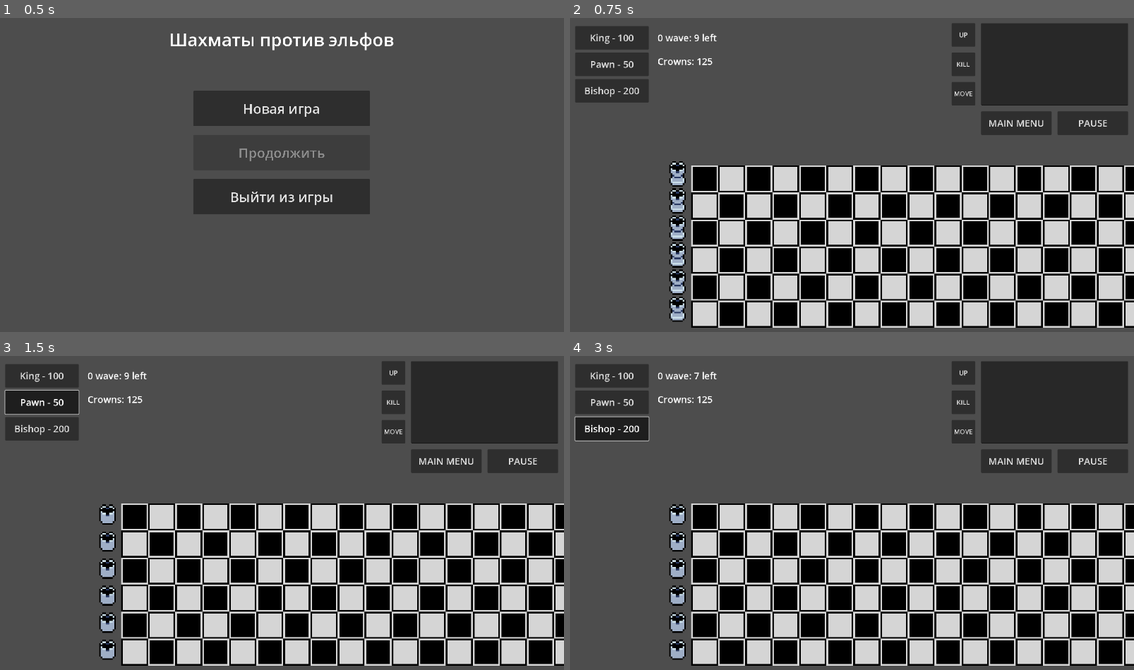
Above: before the commit, frames 1-4 (two rows, left to right).
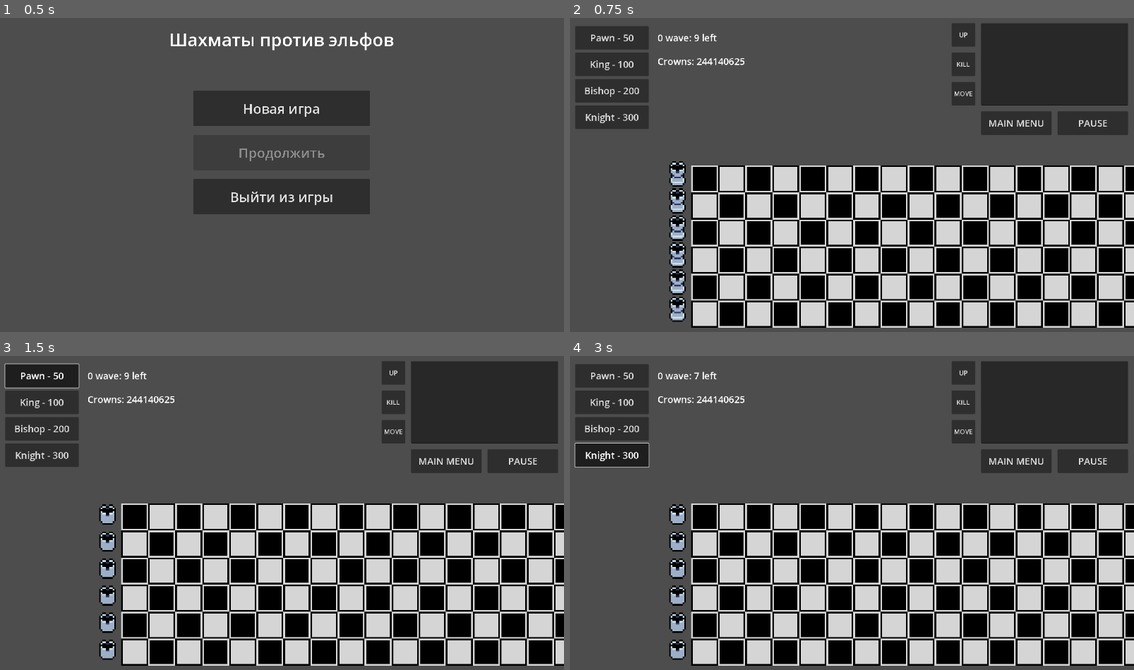
Above: after the commit, the same moments.

Repository: Befrimon/Chess-vs-Elves
Game: Godot game, scene res://scenes/menu.tscn
Same seed, same stepped clock (60 frames per second), same inputs: the game is played once before the commit and once after it.
Inputs (mouse positions are in pixels of both pictures, inside the frame that each line leads up to):
- Up to frame 1 (0.5 s): no input
- Up to frame 2 (0.75 s): click "Новая игра" at 0.5 s
- Up to frame 3 (1.5 s): click "Pawn - 50" at 1.25 s
- Up to frame 4 (3 s): click "Bishop - 200" at 2 s; click (609, 456) at 2.75 s, where only the run after the commit has a clickable "Knight - 300"

Frame 1 is identical in both runs. In frame 2, 1.2% of the frame differs, in the area x 1-31%, y 4-36%; in frame 3, 1.5%; in frame 4, 1.5%, in the area x 0-31%, y 4-36%.

Commit message:
Add knight

Diff:
--- /dev/null
+++ b/animations/knight_figure.tres
@@ -0,0 +1,25 @@
+[gd_resource type="SpriteFrames" load_steps=4 format=3 uid="uid://bux15u6su0uu7"]
+
+[ext_resource type="Texture2D" uid="uid://dm4f6wdgshjfb" path="res://textures/figures/knight_figure.png" id="1_8xxxj"]
+
+[sub_resource type="AtlasTexture" id="AtlasTexture_c02ti"]
+atlas = ExtResource("1_8xxxj")
+region = Rect2(0, 0, 16, 16)
+
+[sub_resource type="AtlasTexture" id="AtlasTexture_pkqxi"]
+atlas = ExtResource("1_8xxxj")
+region = Rect2(16, 0, 16, 16)
+
+[resource]
+animations = [{
+"frames": [{
+"duration": 1.0,
+"texture": SubResource("AtlasTexture_c02ti")
+}, {
+"duration": 1.0,
+"texture": SubResource("AtlasTexture_pkqxi")
+}],
+"loop": true,
+"name": &"idle",
+"speed": 4.0
+}]
--- /dev/null
+++ b/scripts/entities/knight_figure.gd
@@ -0,0 +1,51 @@
+extends Node
+
+## Declare variables
+var parent :Entity
+
+# Move properties
+const SPEED :int = 500
+const MOVE_TEMPLATE :Array[Vector2] = [
+	Vector2(2, 1), Vector2(1, 2),
+	Vector2(-2, 1), Vector2(-1, 2),
+	Vector2(2, -1), Vector2(1, -2),
+	Vector2(-2, -1), Vector2(-1, -2)
+]
+
+const SKILL_TEMPLATE :Array[Vector2] = [Vector2(1, 1), Vector2(2, 1), Vector2(1, -1), Vector2(2, -1)]
+var target :Entity
+
+func _init(parent_obj :Entity):
+	## Assign variables
+	parent = parent_obj
+	parent.allow_move = false
+	parent.stun_cooldown = INF
+
+	for pos in SKILL_TEMPLATE:
+		var collider = CollisionShape2D.new()
+		collider.shape = Global.HITBOX
+		collider.position = pos * Global.TILE_SIZE / parent.scale
+		collider.scale = parent.hitbox.scale
+		parent.skill_area.add_child(collider)
+
+	for pos in MOVE_TEMPLATE:
+		var cell = Global.MOVE_CELL.duplicate().instantiate()
+		cell.position = (Global.POS_DELTA + pos * Global.TILE_SIZE) / parent.scale
+		cell.set_meta("delta", pos)
+		cell.scale = Global.TILE_SIZE / cell.sprite_frames.get_frame_texture("default", 0).get_size() / parent.scale
+		parent.move_cells.add_child(cell)
+
+func get_skill_target() -> Entity:
+	if is_instance_valid(target):
+		return target
+
+	for body in parent.skill_area.get_overlapping_bodies():
+		if body.type == "elf":
+			target = body
+			return body
+
+	return null
+
+func get_unique_info() -> String:
+	return "Damage: %s" % \
+	  str(-1*Global.ENTITY_PARAM[parent.full_id]["level%s" % parent.level]["value"])
--- a/scripts/game.gd
+++ b/scripts/game.gd
@@ -29,7 +29,7 @@
 	interface = get_node("UserInterface")
 
 	entity_count = 0
-	crown_count = 125
+	crown_count = 125**4
 	wave_time = Global.WAVES[0]["duration"]
 	wave = 0
 
--- a/scripts/global.gd
+++ b/scripts/global.gd
@@ -12,7 +12,8 @@
 const MAX_FIGURE :Dictionary = {
 	"king_figure": 1,
 	"pawn_figure": 6,
-	"bishop_figure": 2
+	"bishop_figure": 2,
+	"knight_figure": 2
 }
 const LEVEL_EXP :Array[int] = [0, 100, 600, 1600, 3100]
 const ENTITY_PARAM :Dictionary = {
@@ -28,7 +29,6 @@
 		"name": "Dark elf",
 		"type": "attacker",
 		"exp_value": 50,
-		# Levels for elfs its his waves
 		"level1": {"hits": 3., "value": -2., "cooldown": 1}
 	},
 
@@ -39,6 +39,15 @@
 		"level1": {"hits": INF, "value": INF, "cooldown": 0}
 		# Rook defender has no levels
 	},
+	"pawn_figure": {
+		"name": "Pawn",
+		"type": "attacker",
+		"level1": {"cost": 50, "hits": 2., "value": -1., "cooldown": 1},
+		"level2": {"cost": 150, "hits": 2., "value": -2., "cooldown": 1},
+		"level3": {"cost": 300, "hits": 3., "value": -3., "cooldown": 1},
+		"level4": {"cost": 500, "hits": 5., "value": -4., "cooldown": 1},
+		"level5": {"cost": 800, "hits": 7., "value": -5., "cooldown": 1}
+	},
 	"king_figure": {
 		"name": "King",
 		"type": "support",
@@ -48,15 +57,6 @@
 		"level4": {"cost": 600, "hits": 2., "value": 75, "cooldown": 8},
 		"level5": {"cost": 850, "hits": 3., "value": 100, "cooldown": 6}
 	},
-	"pawn_figure": {
-		"name": "Pawn",
-		"type": "attacker",
-		"level1": {"cost": 50, "hits": 2., "value": -1., "cooldown": 1},
-		"level2": {"cost": 150, "hits": 2., "value": -2., "cooldown": 1},
-		"level3": {"cost": 300, "hits": 3., "value": -3., "cooldown": 1},
-		"level4": {"cost": 500, "hits": 5., "value": -4., "cooldown": 1},
-		"level5": {"cost": 800, "hits": 7., "value": -5., "cooldown": 1}
-	},
 	"bishop_figure": {
 		"name": "Bishop",
 		"type": "healer",
@@ -65,6 +65,15 @@
 		"level3": {"cost": 500, "hits": 1., "value": 2., "cooldown": 3},
 		"level4": {"cost": 800, "hits": 2., "value": 3., "cooldown": 3},
 		"level5": {"cost": 1000, "hits": 2., "value": 5., "cooldown": 3},
+	},
+	"knight_figure": {
+		"name": "Knight",
+		"type": "attacker",
+		"level1": {"cost": 300, "hits": 3., "value": -2., "cooldown": 1},
+		"level2": {"cost": 500, "hits": 4., "value": -3., "cooldown": 1},
+		"level3": {"cost": 800, "hits": 6., "value": -4., "cooldown": 1},
+		"level4": {"cost": 1100, "hits": 7., "value": -6., "cooldown": 1},
+		"level5": {"cost": 1500, "hits": 9., "value": -8., "cooldown": 1},
 	}
 }
 
Binary file added: textures/figures/knight_figure.png
Binary file added: textures/previews/knight_figure.png
